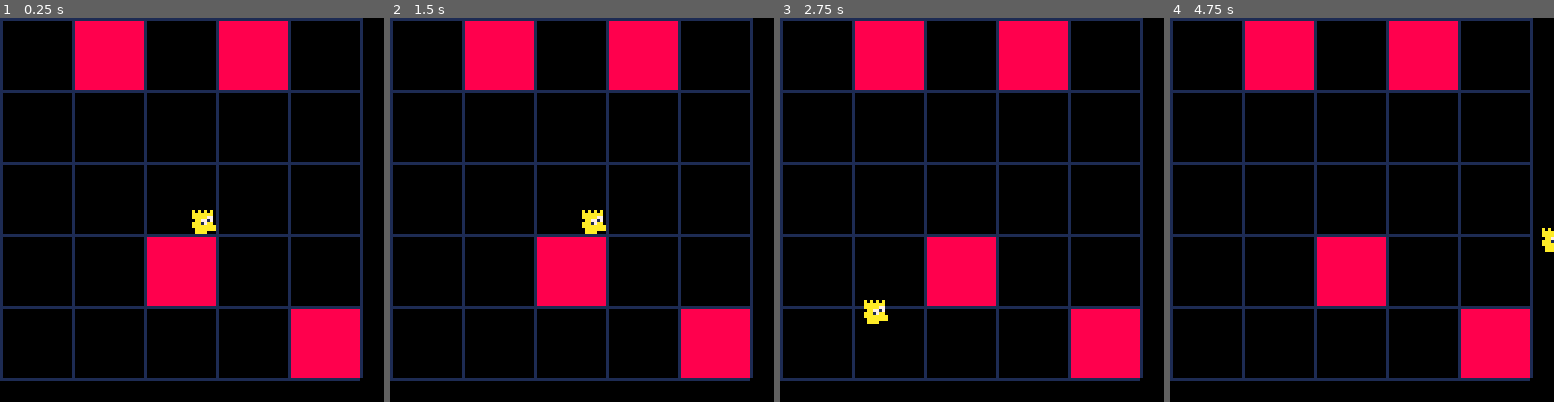
Above: before the commit, frames 1-4 (left to right).
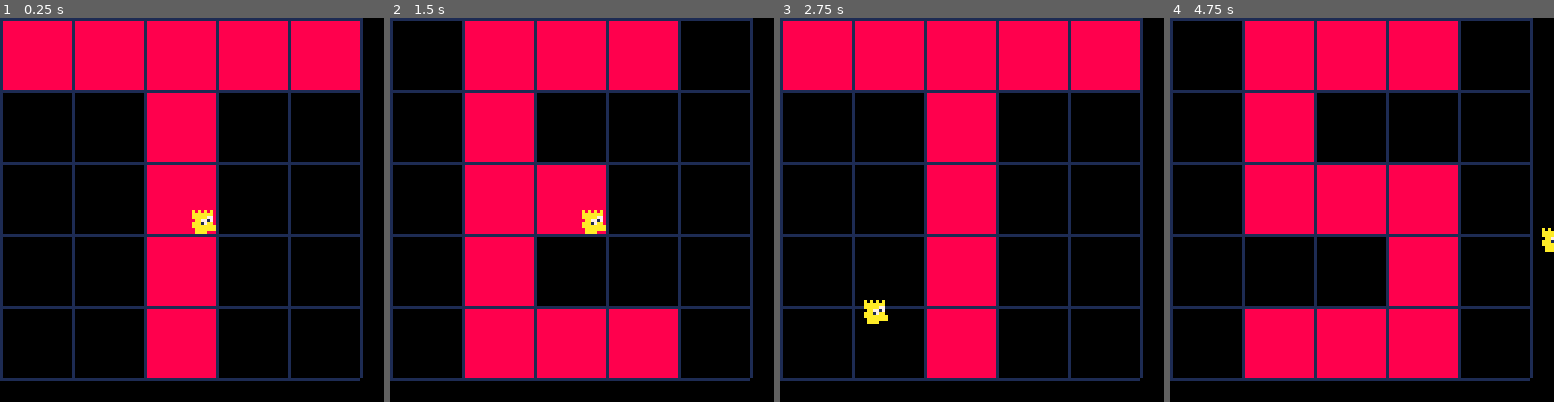
Above: after the commit, the same moments.

Repository: twright1999/gmtk_2026
Game: PICO-8 cartridge main.p8
The game is run twice, just before and just after one commit, with the same random seed, the same clock (stepped at 60 frames per second) and the same inputs.
Inputs:
- Up to frame 1 (0.25 s): no input
- Up to frame 2 (1.5 s): no input
- Up to frame 3 (2.75 s): hold Left 1.97-2.37 s; hold Down from 2.42 s (still down)
- Up to frame 4 (4.75 s): release Down at 2.82 s; hold Right 2.87-3.53 s; hold Up 3.58-4.08 s; hold Right 4.13-4.53 s; hold Down from 4.58 s (still down)

The runs differ from the first frame. In frame 1, 22% of the frame differs, in the area x 0-94%, y 0-94%; in frame 2, 32%; in frame 3, 23%; in frame 4, 36%, in the area x 19-94%, y 0-94%.

Commit message:
add tile encodings and timer and TOES

Diff:
--- a/main.p8
+++ b/main.p8
@@ -1,24 +1,45 @@
 pico-8 cartridge // http://www.pico-8.com
 version 43
 __lua__
+
+tile_t = {0, 1, 2, 3, 4, 7, 12, 17, 22}
+tile_o = {1, 2, 3, 6, 8, 11, 13, 16, 18, 21, 22, 23}
+tile_e = {1, 2, 3, 6, 11, 12, 16, 21, 22, 23}
+tile_s = {1, 2, 3, 6, 11, 12, 13, 18, 21, 22, 23}
+tile_m = {0, 1, 3, 4, 5, 7, 9, 10, 12, 14, 15, 17, 19, 20, 24}
+tile_list = {tile_t, tile_o, tile_e, tile_s}
+current_tile = 1
+
+time_limit = 20
+
 function _init()
     pos_x = 64
     pos_y = 64
+    timer_val = time_limit
 end
--- ⬆️⬇️➡️
+
 function _update()
     if btn(➡️) then pos_x += 3 end
     if btn(⬅️) then pos_x -= 3 end
     if btn(⬇️) then pos_y += 3 end
     if btn(⬆️) then pos_y -= 3 end
+
+    timer_val -= 1
+    if timer_val == 0 then
+        timer_val = time_limit
+        current_tile += 1
+        if current_tile == # tile_list + 1 then current_tile = 1 end
+    end
+
 end
 
 function _draw()
     cls()
 
     -- draw current map
-    draw_cells({1, 3, 17, 24}, 8)
+    draw_cells(tile_list[current_tile], 8)
     map()
+    print(# tile_list, 50, 50)
 
     -- draw sprites
     spr(1, pos_x, pos_y)
